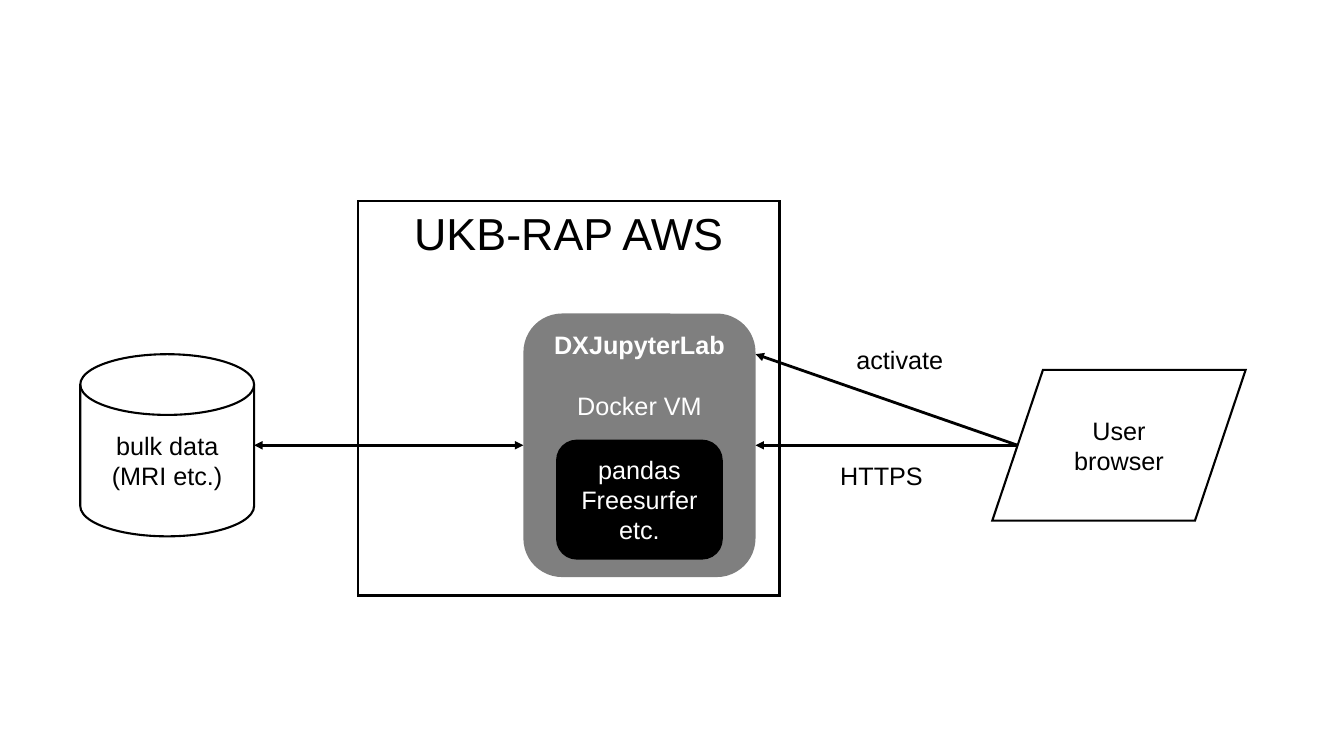
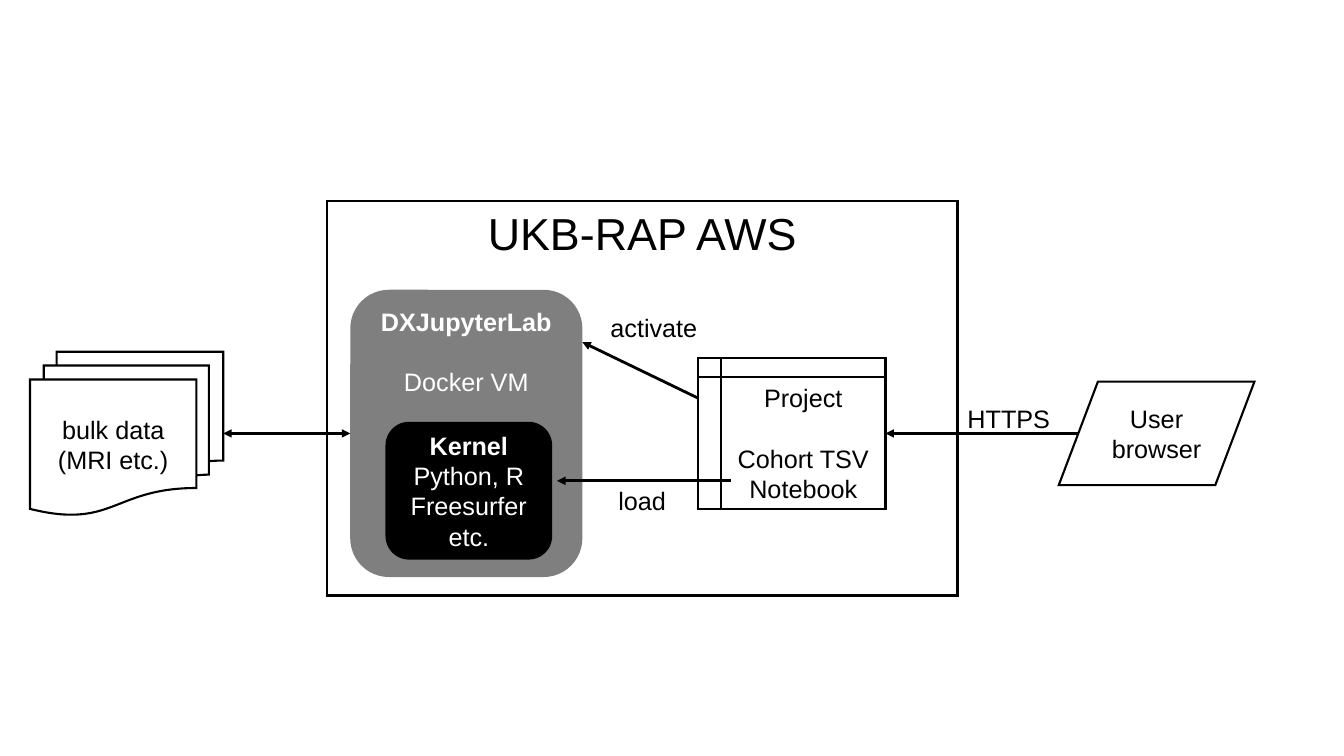
Before and after one commit to HosokawaKenchi/ukb_rap_usage_notes, a slide deck: slide 1 of images/DXJupyterLab.pptx. Drawn at 1344x756 pixels with LibreOffice and Linux fonts; fonts in the diff are those of the drawing. Boxes give left, top, right and bottom in pixels: in the first picture for what was removed or moved away, otherwise in the second. Text is boxed around its words. In the diff, an @@ line names an element or a change of style, - is before the commit and + after.

```diff
--- a/images/DXJupyterLab.pptx
+++ b/images/DXJupyterLab.pptx
@@ rectangle "UKB-RAP AWS" resized from (x1=358, y1=201, x2=779, y2=596) to (x1=327, y1=201, x2=958, y2=596) @@
@@ rounded rectangle "DXJupyterLab" resized from (x1=523, y1=314, x2=755, y2=577) to (x1=350, y1=290, x2=582, y2=578) @@
@@ text "activate" moved from (x1=856, y1=350, x2=943, y2=370) to (x1=610, y1=318, x2=697, y2=338) @@
@@ flow chart multidocument "bulk data" resized from (x1=81, y1=354, x2=254, y2=536) to (x1=30, y1=352, x2=224, y2=515) @@
@@ flow chart multidocument "bulk data" at (x1=30, y1=352, x2=224, y2=515): cylinder to flow chart multidocument @@
@@ arrow moved from (1018, 446) - (756, 354) to (698, 398) - (583, 342) @@
@@ flow chart internal storage added at (x1=698, y1=358, x2=885, y2=509), fill #FFFFFF, outline #000000 1.5 pt, 18 pt, text #000000 @@
+Project
+Cohort TSV
+Notebook
@@ flow chart input output "User browser" resized from (x1=992, y1=370, x2=1245, y2=521) to (x1=1059, y1=382, x2=1254, y2=486) @@
@@ text "HTTPS" rewrapped from (x1=840, y1=467, x2=922, y2=486) to (x1=967, y1=410, x2=1049, y2=433) @@
@@ double arrow moved from (254, 446) - (523, 446) to (224, 434) - (350, 434) @@
@@ rounded rectangle "Kernel" resized from (x1=558, y1=441, x2=722, y2=559) to (x1=386, y1=422, x2=551, y2=559) @@
@@ text in rounded rectangle at (x1=414, y1=436, x2=524, y2=491): text changed @@
-pandas
+Kernel
+Python, R
@@ arrow added from (1079, 434) to (885, 434), #000000 2 pt @@
@@ arrow moved from (1018, 446) - (756, 446) to (731, 481) - (558, 481) @@
@@ text added at (x1=618, y1=491, x2=666, y2=511), 18 pt, text #000000 @@
+load
```
Also in this commit, not shown: 2 other files.
